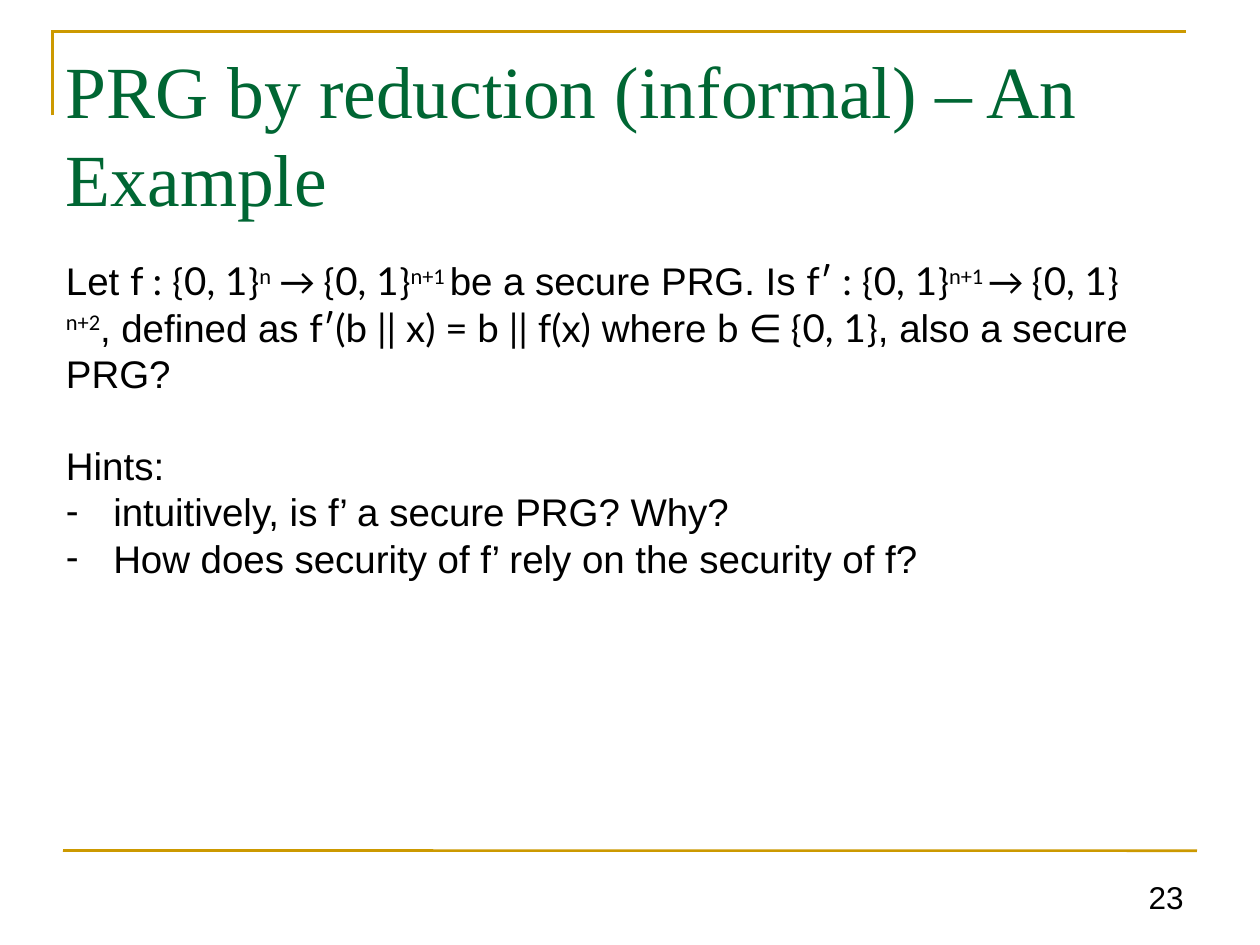
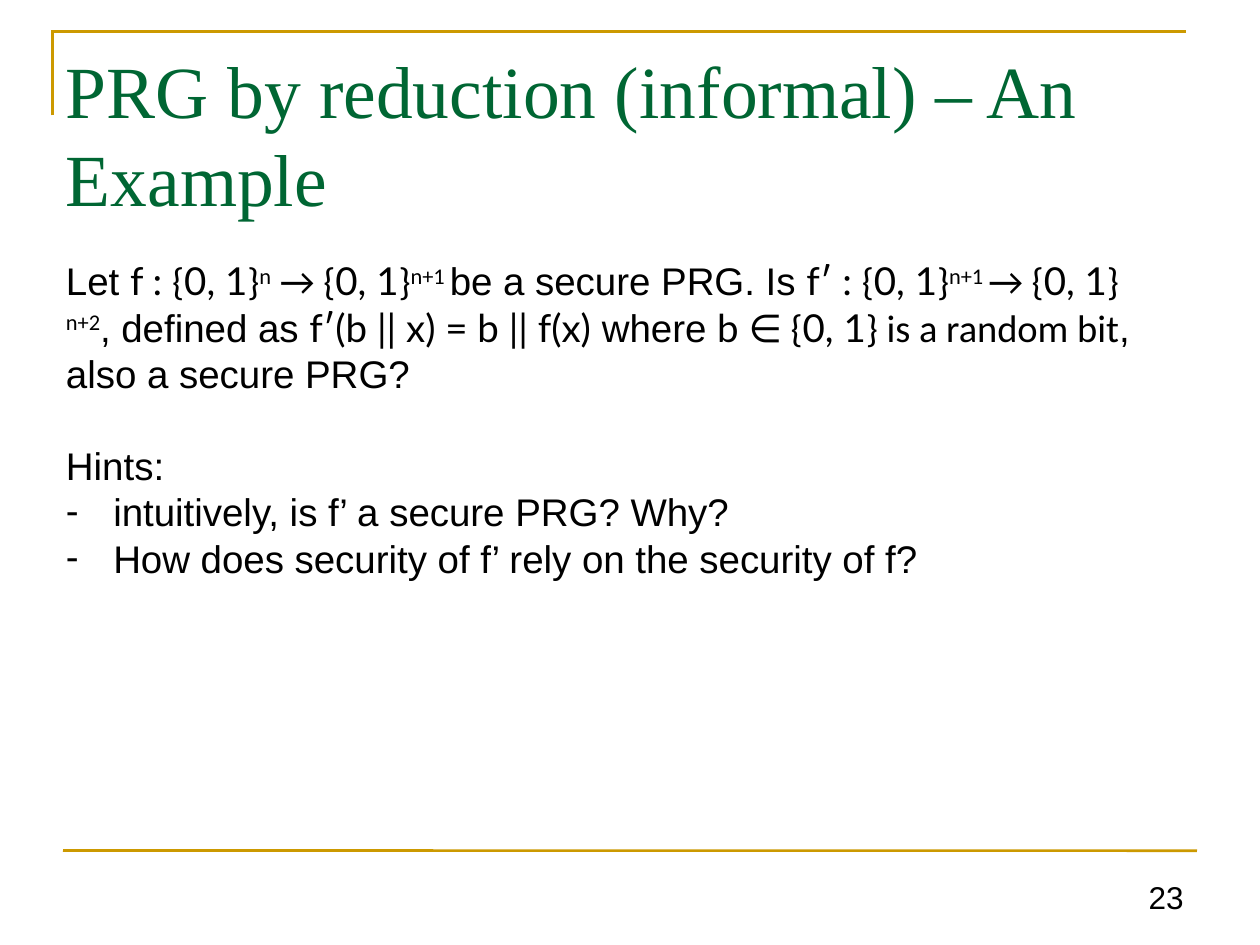
Before and after one commit to GhadaAlmashaqbeh/GhadaAlmashaqbeh.github.io, a slide deck: slide 23 of courses/cse3400-f2026/lecture3.pptx. Drawn at 1260x945 pixels with LibreOffice and Linux fonts; fonts in the diff are those of the drawing. Boxes give left, top, right and bottom in pixels: in the first picture for what was removed or moved away, otherwise in the second. Text is boxed around its words. In the diff, an @@ line names an element or a change of style, - is before the commit and + after.

```diff
--- a/courses/cse3400-f2026/lecture3.pptx
+++ b/courses/cse3400-f2026/lecture3.pptx
@@ text at bbox=[66, 264, 1130, 389]: text changed @@
-Let f : {0, 1}n → {0, 1}n+1 be a secure PRG. Is f′ : {0, 1}n+1 → {0, 1}n+2, defined as f′(b || x) = b || f(x) where b ∈ {0, 1}, also a secure PRG?
+Let f : {0, 1}n → {0, 1}n+1 be a secure PRG. Is f′ : {0, 1}n+1 → {0, 1}n+2, defined as f′(b || x) = b || f(x) where b ∈ {0, 1} is a random bit, also a secure PRG?
```
Also in this commit, not shown: 1 other slide changed, 2 other files.
